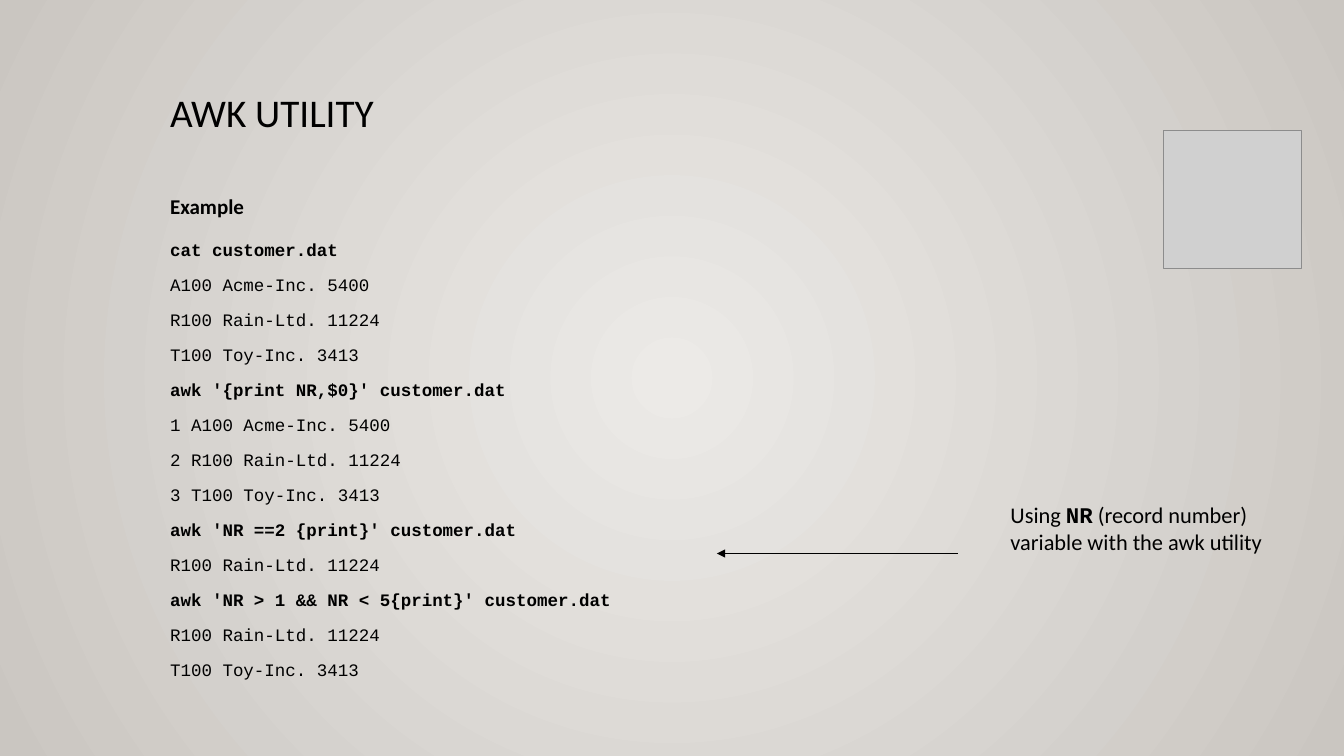
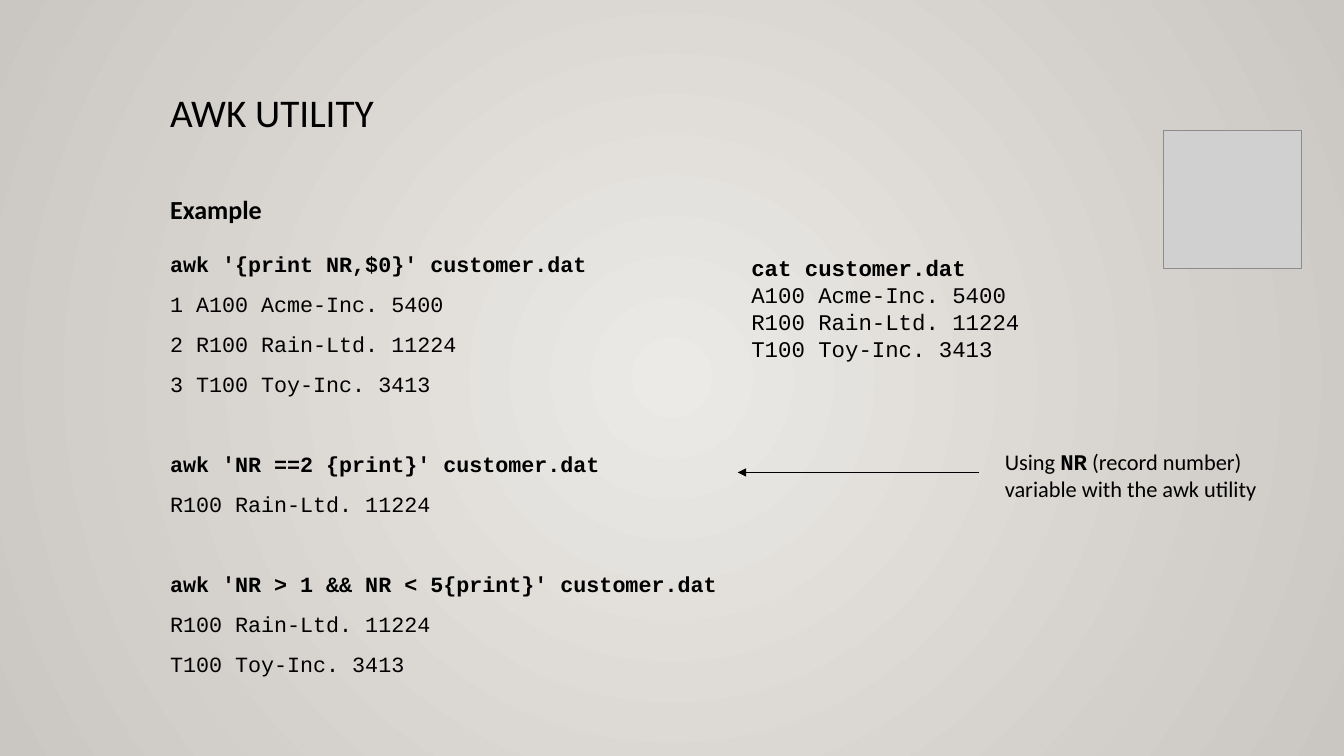
Before and after one commit to ULI101/slides, a slide deck: slide 18 of ULI101-10.2.pptx. Drawn at 1344x756 pixels with LibreOffice and Linux fonts; fonts in the diff are those of the drawing; grey boxes stand for pictures. Boxes give left, top, right and bottom in pixels: in the first picture for what was removed or moved away, otherwise in the second. Text is boxed around its words. In the diff, an @@ line names an element or a change of style, - is before the commit and + after.

```diff
--- a/ULI101-10.2.pptx
+++ b/ULI101-10.2.pptx
@@ text at (170, 200, 586, 277): text changed; size 12.5 to 15.5 pt @@
-Example
-cat customer.dat
-A100 Acme-Inc. 5400
-R100 Rain-Ltd. 11224
-T100 Toy-Inc. 3413
-awk '{print NR,$0}' customer.dat
+Example
+awk '{print NR,$0}' customer.dat
@@ text added at (751, 260, 1019, 362), 16 pt, text #000000 @@
+cat customer.dat
+A100 Acme-Inc. 5400
+R100 Rain-Ltd. 11224
+T100 Toy-Inc. 3413
@@ text at (170, 297, 716, 677): size 12.5 to 15.5 pt in "1 A100 Acme-Inc. 5400", "2 R100 Rain-Ltd. 11224", "3 T100 Toy-Inc. 3413", "awk 'NR ==2 {print}' customer.dat" and 4 more places @@
@@ text "Using NR (record number) variable ...": place and size @@
-text "Using NR (record number) variable ..." at (1010, 507, 1262, 554)
+text "Using NR (record number) variable ..." at (1005, 454, 1256, 501)
@@ arrow moved from (958, 554) - (717, 554) to (979, 473) - (738, 473) @@
```
Also in this commit, not shown: 18 other slides changed, 3 other files.
